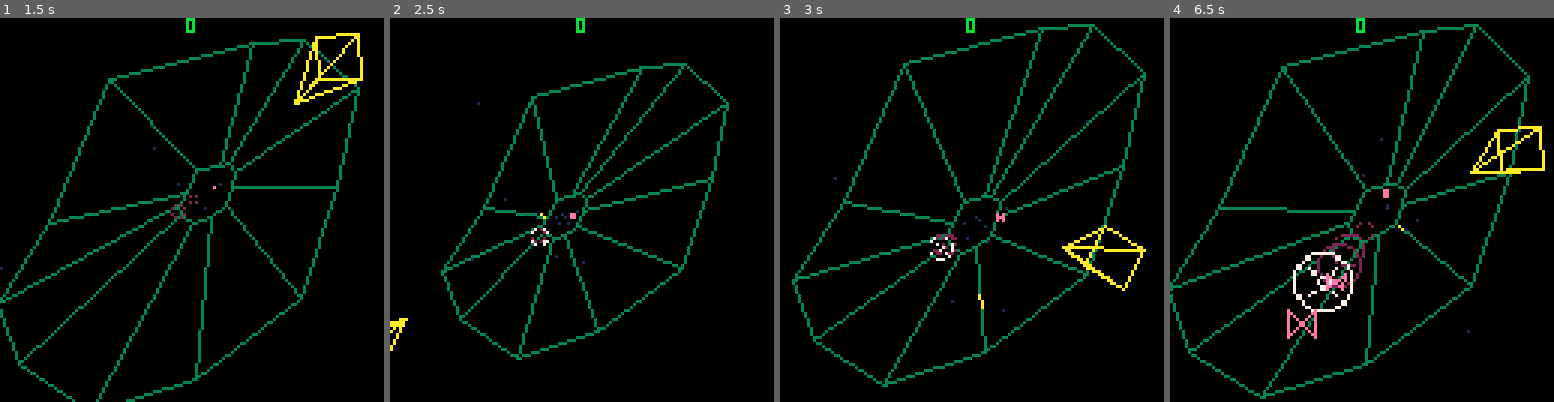
Above: before the commit, frames 1-4 (left to right).
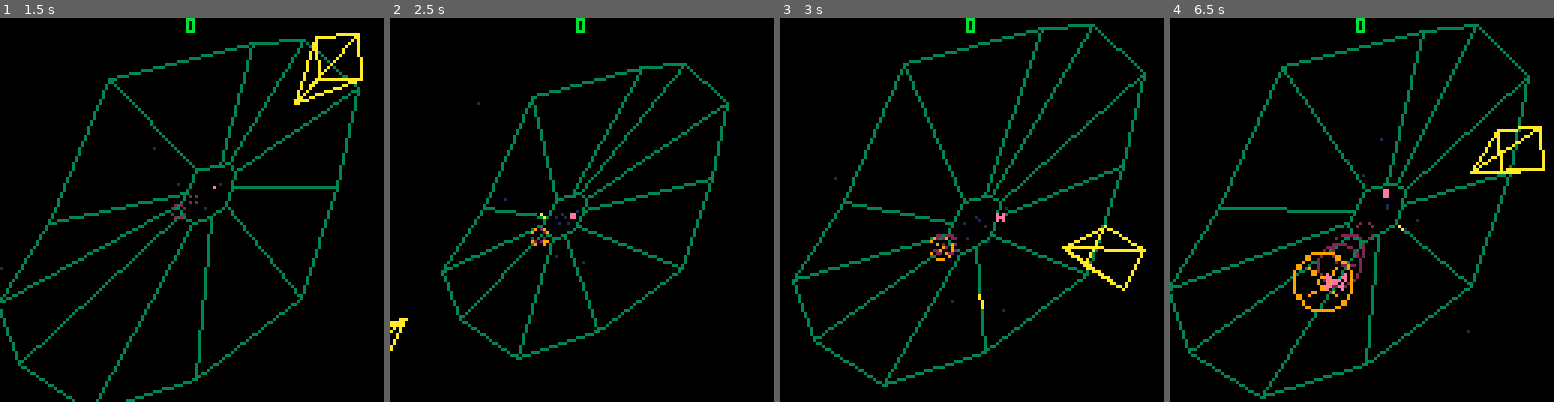
Above: after the commit, the same moments.

Repository: tesselode/web-pilot
Game: PICO-8 cartridge t1k.p8
The game is run twice, just before and just after one commit, with the same random seed, the same clock (stepped at 60 frames per second) and the same inputs.
Inputs:
- Up to frame 1 (1.5 s): tap X (X key) at 0.33, 1.07 s; tap O (Z key) at 0.7 s
- Up to frame 2 (2.5 s): hold Right 1.6-2.1 s; tap O (Z key) at 1.7, 2.1 s; tap X (X key) at 1.85 s; hold Right from 2.47 s (still down)
- Up to frame 3 (3 s): keep holding Right; tap O (Z key) at 2.5, 2.9 s; tap X (X key) at 2.97 s
- Up to frame 4 (6.5 s): release Right at 3.03 s; hold Left 3.08-3.58 s; tap O (Z key) every 0.4 s from 3.3 to 6.1 s; hold Right 4.02-4.68 s; tap X (X key) at 4.08, 5.2, 6.32 s; hold Left 5.08-5.68 s; hold Right from 6.08 s (still down)

Frame 1 is identical in both runs. In frame 2, less than 0.1% of the frame differs, in the area x 36-42%, y 54-60%; in frame 3, less than 0.1%; in frame 4, 0.8%, in the area x 30-48%, y 60-84%.

Commit message:
phantom polish

Diff:
--- a/t1k.p8
+++ b/t1k.p8
@@ -21,6 +21,10 @@
 	thwomp_hit = 19,
 	rim_kill = 20,
 	zapper = 21,
+	phantom_arrived = 22,
+	phantom_hit = 23,
+	phantom_killed = 24,
+	phantom_spit = 25,
 }
 local freeze_frames = 0
 local screen_shake = {
@@ -687,17 +691,19 @@
 
 class.phantom.radius = 24
 class.phantom.color = 7
-class.phantom.point_value = 20
-
-function class.phantom:new(web, entities)
+class.phantom.point_value = 50
+
+function class.phantom:new(web, difficulty)
 	self.web = web
-	self.entities = entities
+	self.difficulty = difficulty
 	self.uptime = 0
 	self.position = rnd(#self.web.points)
 	self.z = self.web.min_z - .25
 	self.h = 0
 	self.movement_speed = 1
 	self.spawn_timer = 30
+	self.flash_timer = 0
+	self.announced_entrance = false
 end
 
 function class.phantom:update()
@@ -709,17 +715,25 @@
 	self.z += .0002 * sin(self.uptime / 200)
 	if self.z > .98 then self.z = .98 end
 	if self.z > .96 then
-		self.spawn_timer -= 1
-		if self.spawn_timer <= 0 then
+		self.spawn_timer -= self.difficulty / 3
+		while self.spawn_timer <= 0 do
 			self.spawn_timer += 30
 			conversation:say('phantom spawned enemy', self.position, self.z)
 		end
 	end
+
+	-- cosmetic
+	if not self.announced_entrance and self.z > self.web.min_z then
+		sfx(sound.phantom_arrived, 2)
+		self.announced_entrance = true
+	end
+	if self.flash_timer > 0 then self.flash_timer -= 1 end
 end
 
 function class.phantom:die()
 	self.dead = true
 	conversation:say('enemy killed', self)
+	sfx(sound.phantom_killed, 2)
 	freeze_frames += 4
 	screen_shake_frame += 4
 end
@@ -729,7 +743,12 @@
 		self.movement_speed += 2 * sgn(self.movement_speed)
 		self.movement_speed *= -1
 		self.z -= .0075
-		if self.z < self.web.min_z then self:die() end
+		if self.z < self.web.min_z then
+			self:die()
+		else
+			self.flash_timer = 4
+			sfx(sound.phantom_hit, 2)
+		end
 	end
 end
 
@@ -737,7 +756,9 @@
 	p3d:sspr(40, 16, 16, 16, self.x, self.y, self.z + (self.web.min_z - self.z) * .99, 2)
 	p3d:sspr(40, 16, 16, 16, self.x, self.y, self.z + (self.web.min_z - self.z) * .5, 2)
 	p3d:sspr(40, 16, 16, 16, self.x, self.y, self.z + (self.web.min_z - self.z) * .25, 2)
+	if self.flash_timer > 0 then pal(9, 7) end
 	p3d:sspr(40, 0, 16, 16, self.x, self.y, self.z, 2)
+	pal()
 end
 
 class.powerup = class.physical:extend()
@@ -920,6 +941,7 @@
 		end),
 		conversation:listen('phantom spawned enemy', function(position, z)
 			add(self.entities, class.flipper(self.p3d, self.web, self.player, self, self.difficulty, rnd(1) > .5, position, z))
+			sfx(sound.phantom_spit, 2)
 		end)
 	}
 end
@@ -929,7 +951,7 @@
 	self:init_web()
 	self.entities = {}
 	self.player = add(self.entities, class.player(self.web, 1))
-	add(self.entities, class.phantom(self.web))
+	add(self.entities, class.phantom(self.web, 1))
 	self:init_stars()
 	self.score = 0
 	self.zapper_online = false
@@ -1116,22 +1138,22 @@
 	--print(flr(stat(1) * 200), 0, 0, 7)
 end
 __gfx__
-0000000000000cccccc00000000ea000000f70000000077777700000000000000000000000000000000000000000000000000000000000000000000000000000
-000000000000c000000c000000ea000000f700000007700000077000000000000000000000000000000000000000000000000000000000000000000000000000
-00700700000c00000000c0000ea220000f7880000070000000000700000000000000000000000000000000000000000000000000000000000000000000000000
-0007700000c0000000000c0000eaaa0000f777000700000000000070000000000000000000000000000000000000000000000000000000000000000000000000
-000770000c000007700000c000222ea000888f700700700000070070000000000000000000000000000000000000000000000000000000000000000000000000
-00700700c00000e77e00000c0002ea000008f7007000070000700007000000000000000000000000000000000000000000000000000000000000000000000000
-00000000c0000ee77ee0000c000ea000000f70007000000770000007000000000000000000000000000000000000000000000000000000000000000000000000
-00000000c00077777777000c00000000000000007000007007000007000000000000000000000000000000000000000000000000000000000000000000000000
-00000000c00077777777000c00000000000000007000007007000007000000000000000000000000000000000000000000000000000000000000000000000000
-00000000c0000ee77ee0000c00000000000000007000000770000007000000000000000000000000000000000000000000000000000000000000000000000000
-00000000c00000e77e00000c00000000000000007000070000700007000000000000000000000000000000000000000000000000000000000000000000000000
-000000000c000007700000c000000000000000000700700000070070000000000000000000000000000000000000000000000000000000000000000000000000
-0000000000c0000000000c0000000000000000000700000000000070000000000000000000000000000000000000000000000000000000000000000000000000
-00000000000c00000000c00000000000000000000070000000000700000000000000000000000000000000000000000000000000000000000000000000000000
-000000000000c000000c000000000000000000000007700000077000000000000000000000000000000000000000000000000000000000000000000000000000
-0000000000000cccccc0000000000000000000000000077777700000000000000000000000000000000000000000000000000000000000000000000000000000
+0000000000000cccccc00000000ea000000f70000000099999900000000000000000000000000000000000000000000000000000000000000000000000000000
+000000000000c000000c000000ea000000f700000009900000099000000000000000000000000000000000000000000000000000000000000000000000000000
+00700700000c00000000c0000ea220000f7880000090000000000900000000000000000000000000000000000000000000000000000000000000000000000000
+0007700000c0000000000c0000eaaa0000f777000900000000000090000000000000000000000000000000000000000000000000000000000000000000000000
+000770000c000007700000c000222ea000888f700900900000090090000000000000000000000000000000000000000000000000000000000000000000000000
+00700700c00000e77e00000c0002ea000008f7009000090000900009000000000000000000000000000000000000000000000000000000000000000000000000
+00000000c0000ee77ee0000c000ea000000f70009000000990000009000000000000000000000000000000000000000000000000000000000000000000000000
+00000000c00077777777000c00000000000000009000009009000009000000000000000000000000000000000000000000000000000000000000000000000000
+00000000c00077777777000c00000000000000009000009009000009000000000000000000000000000000000000000000000000000000000000000000000000
+00000000c0000ee77ee0000c00000000000000009000000990000009000000000000000000000000000000000000000000000000000000000000000000000000
+00000000c00000e77e00000c00000000000000009000090000900009000000000000000000000000000000000000000000000000000000000000000000000000
+000000000c000007700000c000000000000000000900900000090090000000000000000000000000000000000000000000000000000000000000000000000000
+0000000000c0000000000c0000000000000000000900000000000090000000000000000000000000000000000000000000000000000000000000000000000000
+00000000000c00000000c00000000000000000000090000000000900000000000000000000000000000000000000000000000000000000000000000000000000
+000000000000c000000c000000000000000000000009900000099000000000000000000000000000000000000000000000000000000000000000000000000000
+0000000000000cccccc0000000000000000000000000099999900000000000000000000000000000000000000000000000000000000000000000000000000000
 00000000000000000000000000000000000000000000022222200000000000000000000000000000000000000000000000000000000000000000000000000000
 00000000000000000000000000000000000000000002200000022000000000000000000000000000000000000000000000000000000000000000000000000000
 00000000000000000000000000000000000000000020000000000200000000000000000000000000000000000000000000000000000000000000000000000000
Not shown, changed: the sound effects (__sfx__) section of t1k.p8
